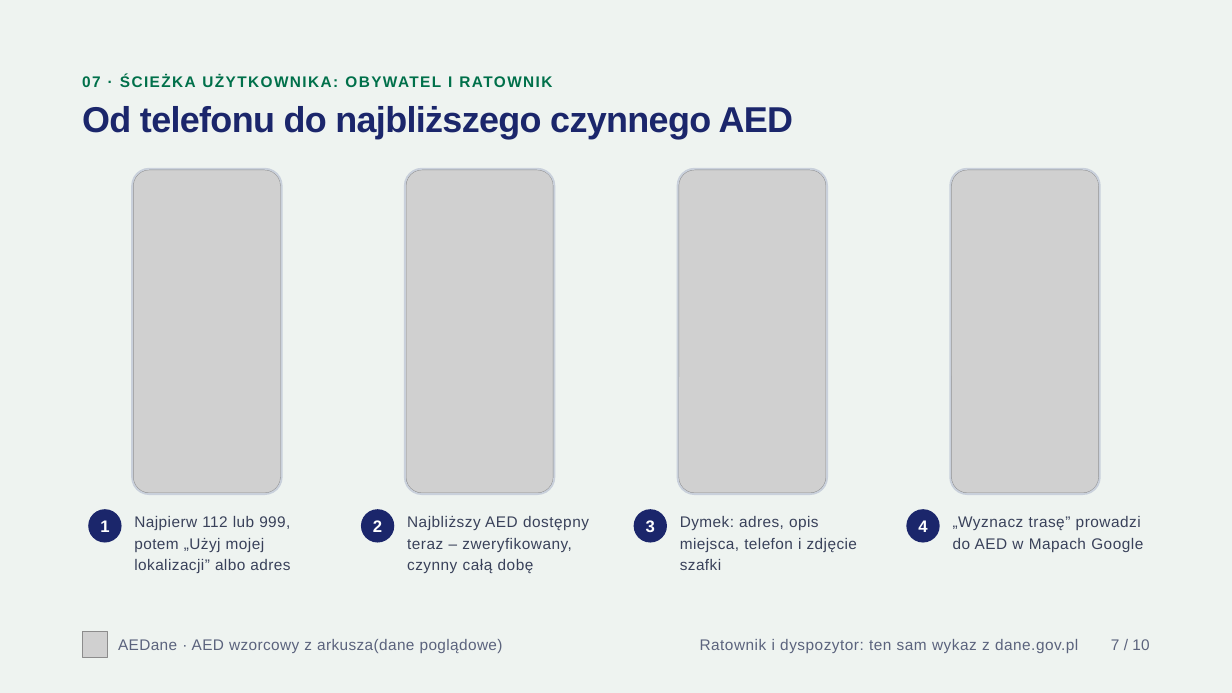
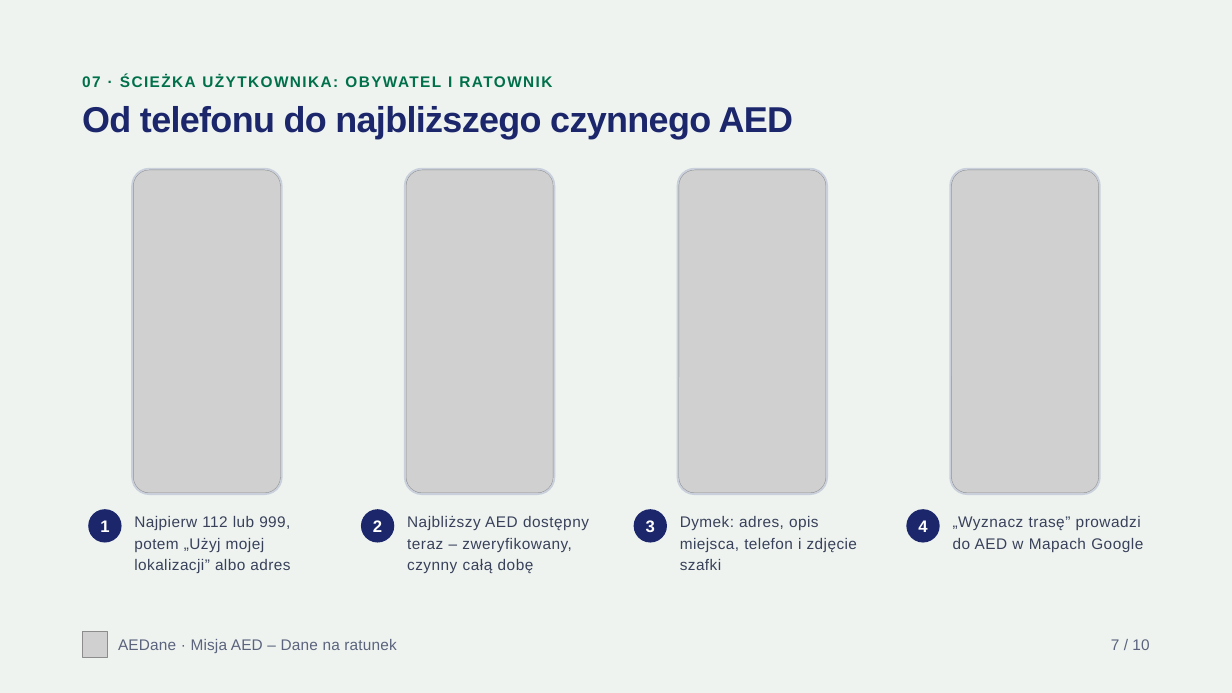
Before and after one commit to tymsonS/AED, a slide deck: slide 7 of presentation/aedane-prezentacja.pptx. Drawn at 1232x693 pixels with LibreOffice and Linux fonts; fonts in the diff are those of the drawing; grey boxes stand for pictures. Boxes give left, top, right and bottom in pixels: in the first picture for what was removed or moved away, otherwise in the second. Text is boxed around its words. In the diff, an @@ line names an element or a change of style, - is before the commit and + after.

```diff
--- a/presentation/aedane-prezentacja.pptx
+++ b/presentation/aedane-prezentacja.pptx
@@ text at (118,639,396,653): text changed @@
-AEDane · AED wzorcowy z arkusza(dane poglądowe)
+AEDane · Misja AED – Dane na ratunek
@@ text removed at (700,639,1078,653) @@
-Ratownik i dyspozytor: ten sam wykaz z dane.gov.pl
```
Also in this commit, not shown: 6 other slides changed, 2 other files.
